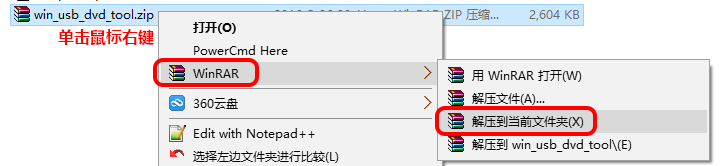
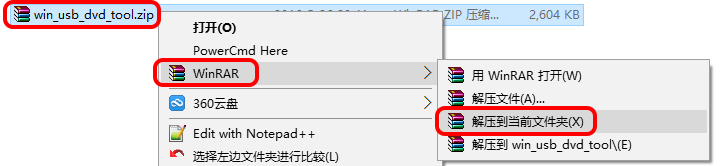
The second 720x166 image is a revision of the first. Changes to its layers:
removed layer "单击鼠标右键" over [58, 29, 154, 46]
added layer "矩形 3" above "图层 0" over [3, 0, 161, 29]
